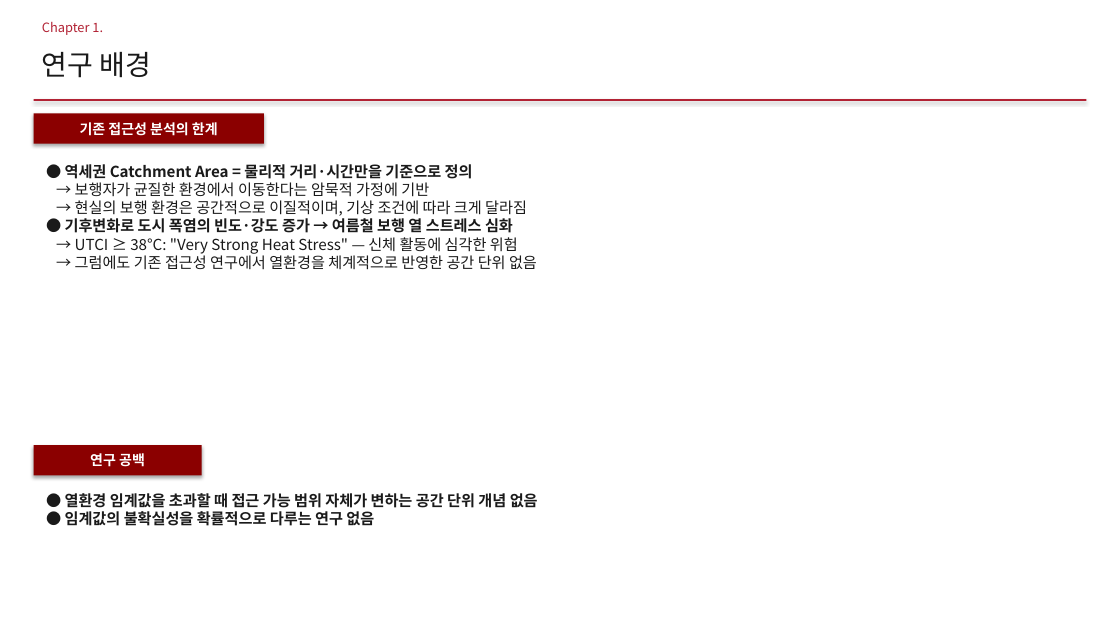
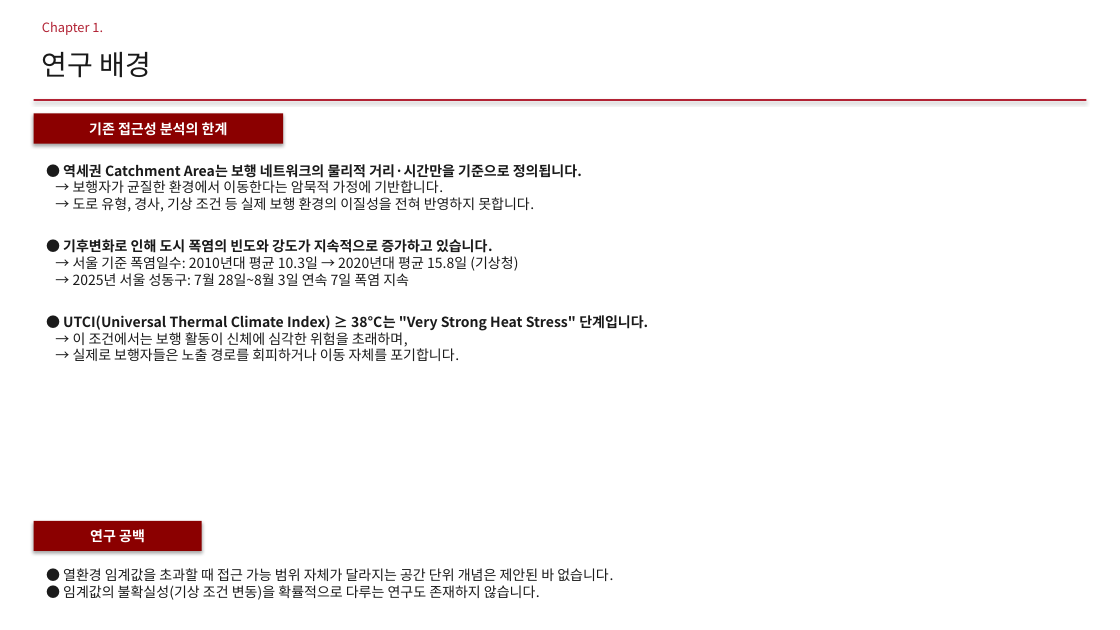
Before and after one commit to jinshingeo/Thermal_Catchment, a slide deck: slide 3 of writing/지도학회발표/2026-05-13_TAVI_학회발표.pptx. Drawn at 1120x630 pixels with LibreOffice and Linux fonts; fonts in the diff are those of the drawing. Boxes give left, top, right and bottom in pixels: in the first picture for what was removed or moved away, otherwise in the second. Text is boxed around its words. In the diff, an @@ line names an element or a change of style, - is before the commit and + after.

```diff
--- a/writing/지도학회발표/2026-05-13_TAVI_학회발표.pptx
+++ b/writing/지도학회발표/2026-05-13_TAVI_학회발표.pptx
@@ rectangle "기존 접근성 분석의 한계": place and size @@
-rectangle "기존 접근성 분석의 한계" at box(34, 113, 264, 144)
+rectangle "기존 접근성 분석의 한계" at box(34, 113, 283, 144)
@@ text at box(63, 164, 648, 361): text changed; size 13 to 12 pt @@
-● 역세권 Catchment Area = 물리적 거리·시간만을 기준으로 정의
-→ 보행자가 균질한 환경에서 이동한다는 암묵적 가정에 기반
-→ 현실의 보행 환경은 공간적으로 이질적이며, 기상 조건에 따라 크게 달라짐
-● 기후변화로 도시 폭염의 빈도·강도 증가 → 여름철 보행 열 스트레스 심화
-→ UTCI ≥ 38°C: "Very Strong Heat Stress" — 신체 활동에 심각한 위험
-→ 그럼에도 기존 접근성 연구에서 열환경을 체계적으로 반영한 공간 단위 없음
+● 역세권 Catchment Area는 보행 네트워크의 물리적 거리·시간만을 기준으로 정의됩니다.
+→ 보행자가 균질한 환경에서 이동한다는 암묵적 가정에 기반합니다.
+→ 도로 유형, 경사, 기상 조건 등 실제 보행 환경의 이질성을 전혀 반영하지 못합니다.
+● 기후변화로 인해 도시 폭염의 빈도와 강도가 지속적으로 증가하고 있습니다.
+→ 서울 기준 폭염일수: 2010년대 평균 10.3일 → 2020년대 평균 15.8일 (기상청)
+→ 2025년 서울 성동구: 7월 28일~8월 3일 연속 7일 폭염 지속
+● UTCI(Universal Thermal Climate Index) ≥ 38°C는 "Very Strong Heat Stress" 단계입니다.
+→ 이 조건에서는 보행 활동이 신체에 심각한 위험을 초래하며,
+→ 실제로 보행자들은 노출 경로를 회피하거나 이동 자체를 포기합니다.
@@ rectangle "연구 공백": place and size @@
-rectangle "연구 공백" at box(34, 445, 202, 476)
+rectangle "연구 공백" at box(34, 521, 202, 551)
@@ text at box(63, 568, 613, 600): text changed; size 13 to 12 pt; bold off @@
-● 열환경 임계값을 초과할 때 접근 가능 범위 자체가 변하는 공간 단위 개념 없음
-● 임계값의 불확실성을 확률적으로 다루는 연구 없음
+● 열환경 임계값을 초과할 때 접근 가능 범위 자체가 달라지는 공간 단위 개념은 제안된 바 없습니다.
+● 임계값의 불확실성(기상 조건 변동)을 확률적으로 다루는 연구도 존재하지 않습니다.
```
Also in this commit, not shown: 16 other slides changed, 1 other file.
